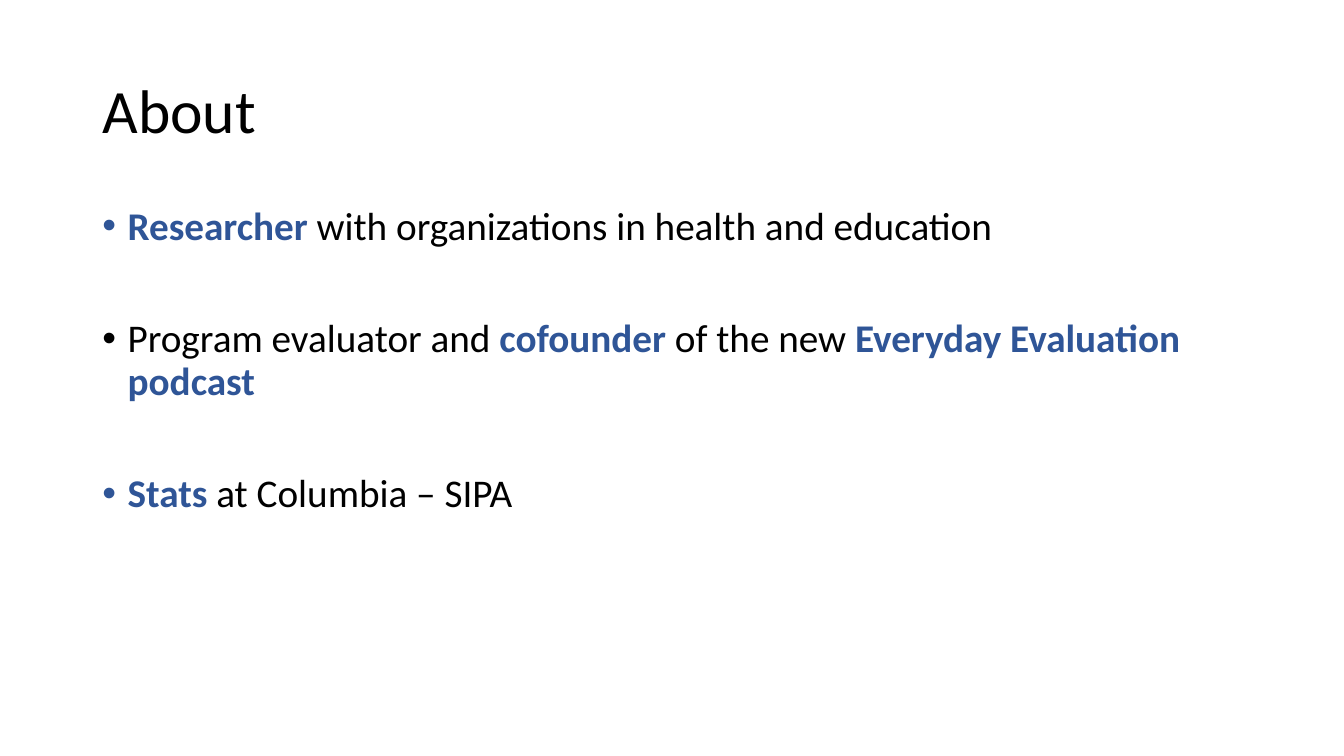
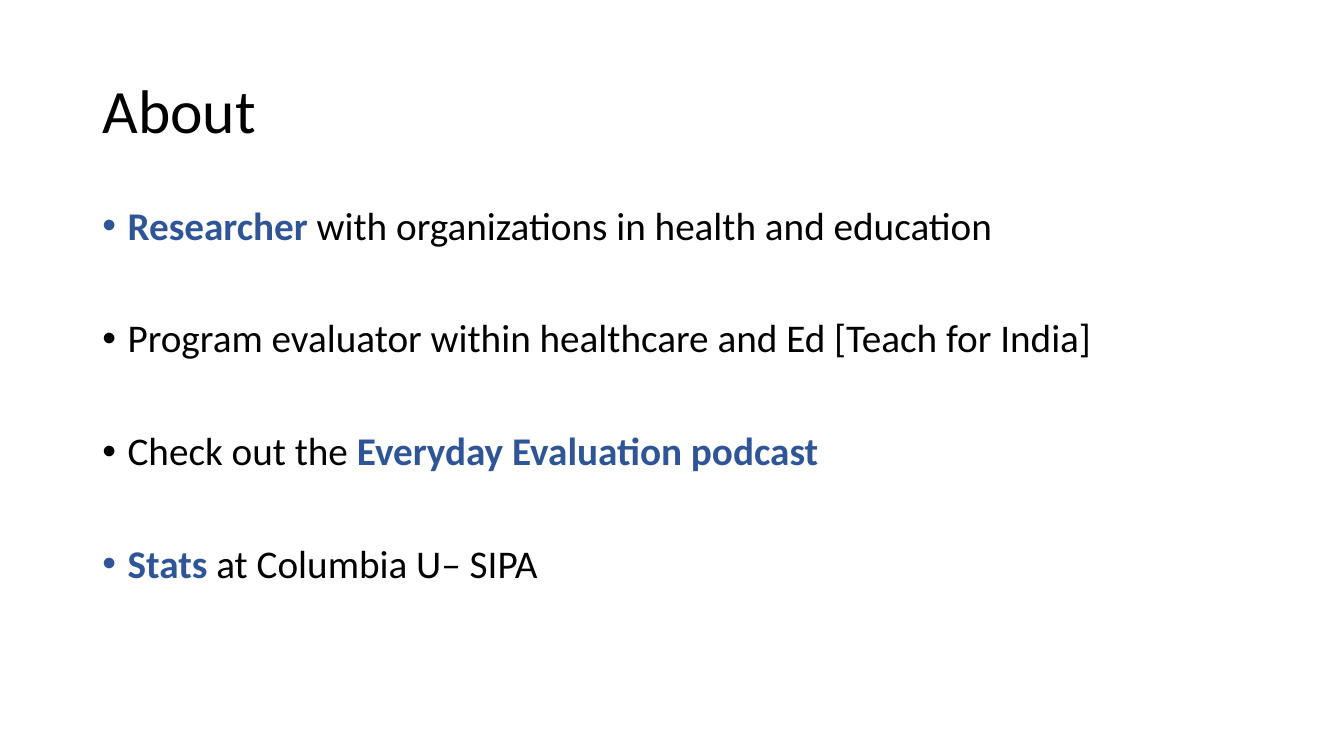
Before and after one commit to sahilmanekia/kmeansNYC, a slide deck: slide 2 of Clustering with K-Means.pptx. Drawn at 1344x756 pixels with LibreOffice and Linux fonts; fonts in the diff are those of the drawing. Boxes give left, top, right and bottom in pixels: in the first picture for what was removed or moved away, otherwise in the second. Text is boxed around its words. In the diff, an @@ line names an element or a change of style, - is before the commit and + after.

```diff
--- a/Clustering with K-Means.pptx
+++ b/Clustering with K-Means.pptx
@@ text at (128,323,1091,579): text changed @@
-• Program evaluator and cofounder of the new Everyday Evaluation podcast
-• Stats at Columbia – SIPA
+• Program evaluator within healthcare and Ed [Teach for India]
+• Check out the Everyday Evaluation podcast
+• Stats at Columbia U– SIPA
```
Also in this commit, not shown: 5 other slides changed.
